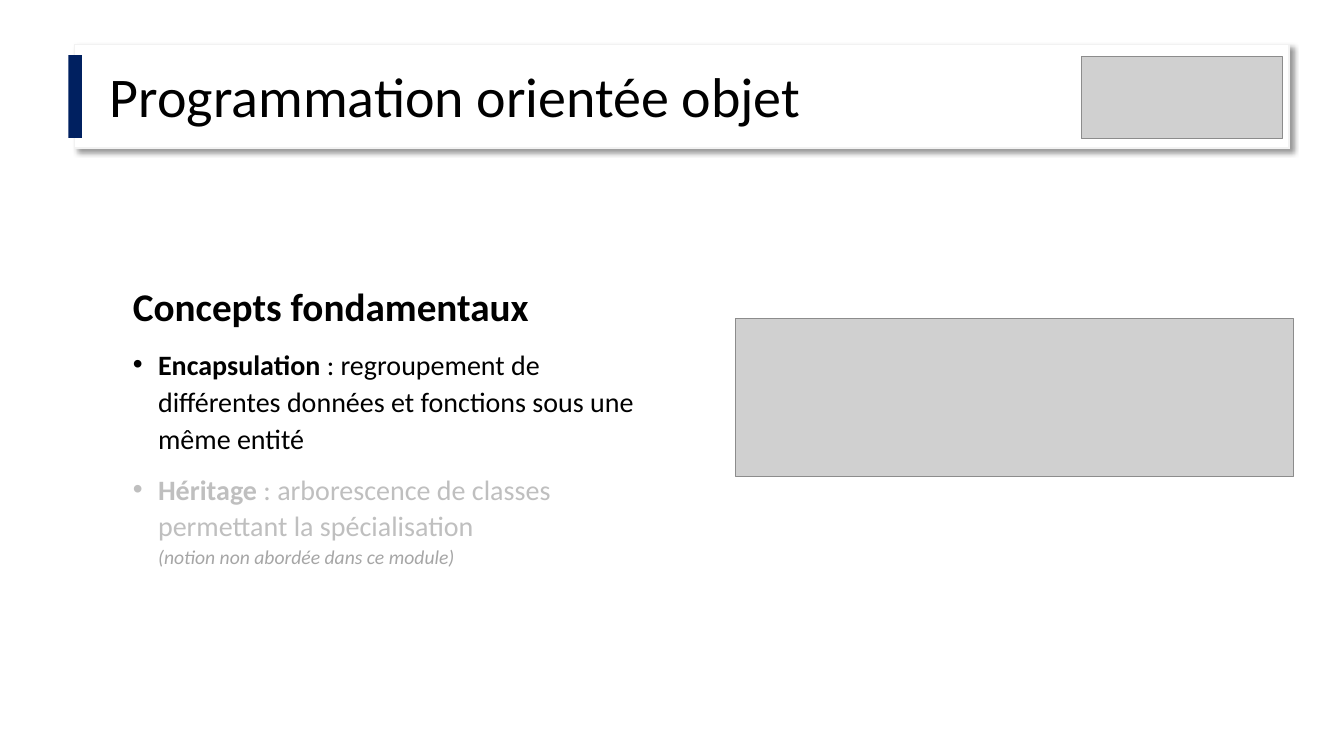
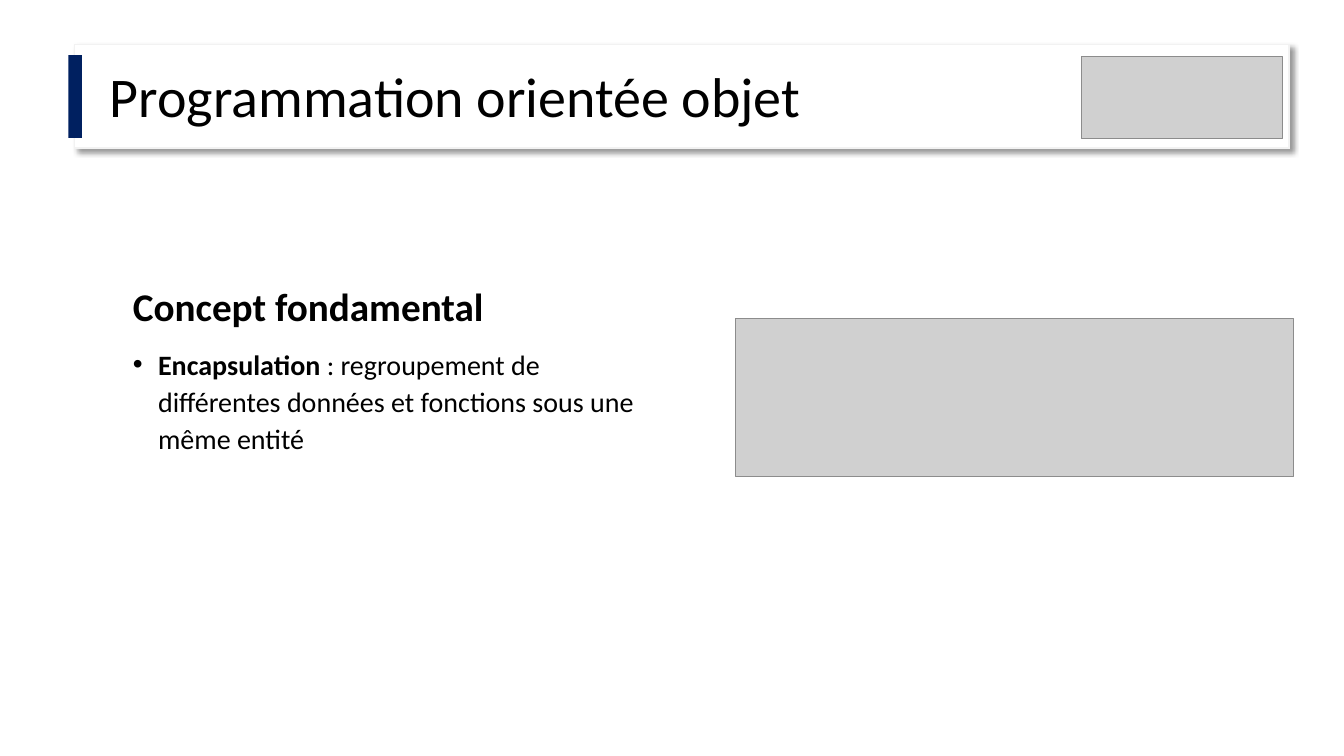
Before and after one commit to IOGS-Digital-Methods/semester-6, a slide deck: slide 7 of ONIP/S6_0_Intro/ONIP2_Classes_et_objets.pptx. Drawn at 1344x756 pixels with LibreOffice and Linux fonts; fonts in the diff are those of the drawing; grey boxes stand for pictures. Boxes give left, top, right and bottom in pixels: in the first picture for what was removed or moved away, otherwise in the second. Text is boxed around its words. In the diff, an @@ line names an element or a change of style, - is before the commit and + after.

Commit message:
Update ONIP - FISE / minor changes on Class presentation (del heritage)

```diff
--- a/ONIP/S6_0_Intro/ONIP2_Classes_et_objets.pptx
+++ b/ONIP/S6_0_Intro/ONIP2_Classes_et_objets.pptx
@@ text at box(133, 293, 484, 327): text changed @@
-Concepts fondamentaux
+Concept fondamental
@@ text at box(158, 481, 551, 566): paragraph removed @@
-• Héritage : arborescence de classes permettant la spécialisation
-  (notion non abordée dans ce module)
```
Also in this commit, not shown: 1 slide removed, 5 other files.
